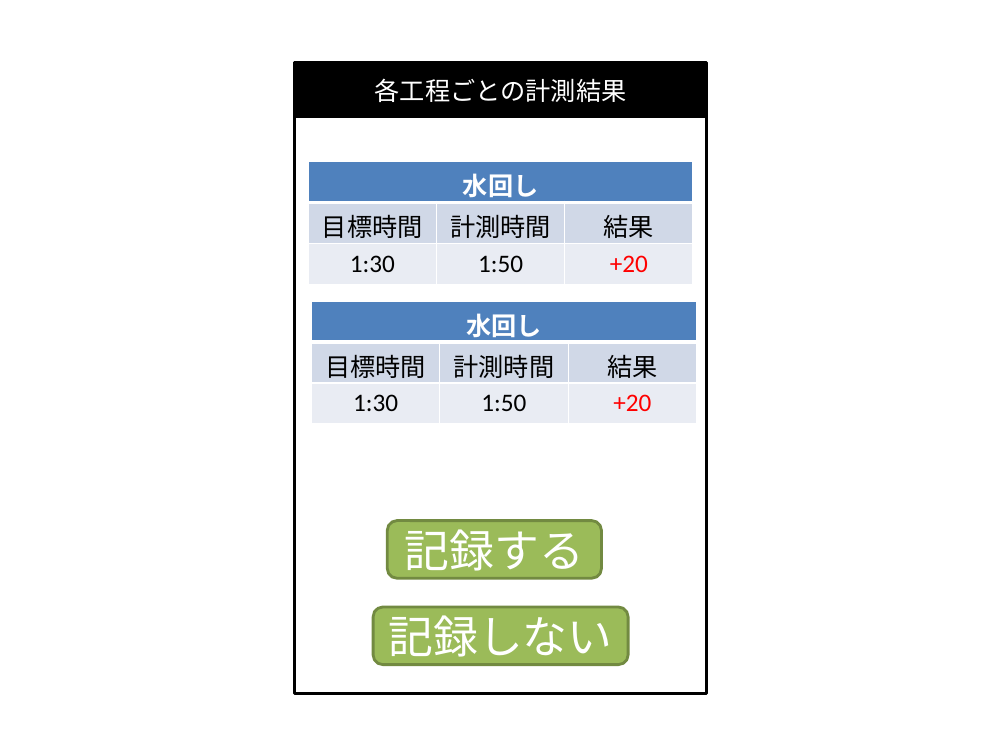
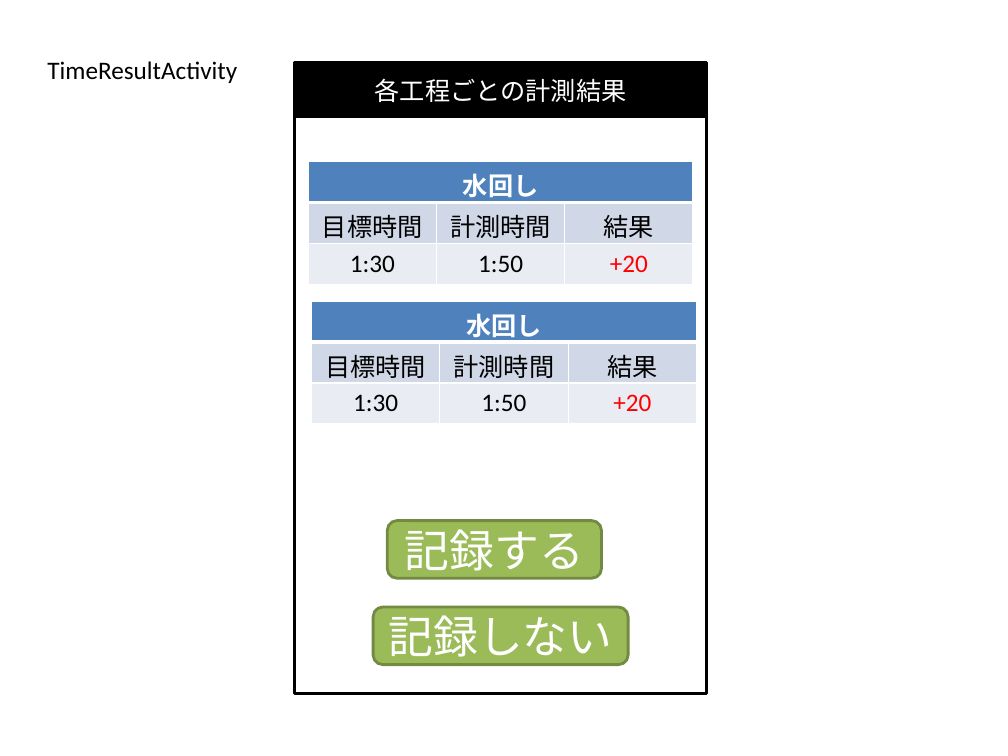
Before and after one commit to MayuOkuda/soba, a slide deck: slide 11 of memo/そばUI2.pptx. Drawn at 1008x756 pixels with LibreOffice and Linux fonts; fonts in the diff are those of the drawing. Boxes give left, top, right and bottom in pixels: in the first picture for what was removed or moved away, otherwise in the second. Text is boxed around its words. In the diff, an @@ line names an element or a change of style, - is before the commit and + after.

```diff
--- a/memo/そばUI2.pptx
+++ b/memo/そばUI2.pptx
@@ text added at (47, 61, 237, 83), 18 pt, text #000000 @@
+TimeResultActivity
```
Also in this commit, not shown: 8 other slides changed, 2 slides added.
